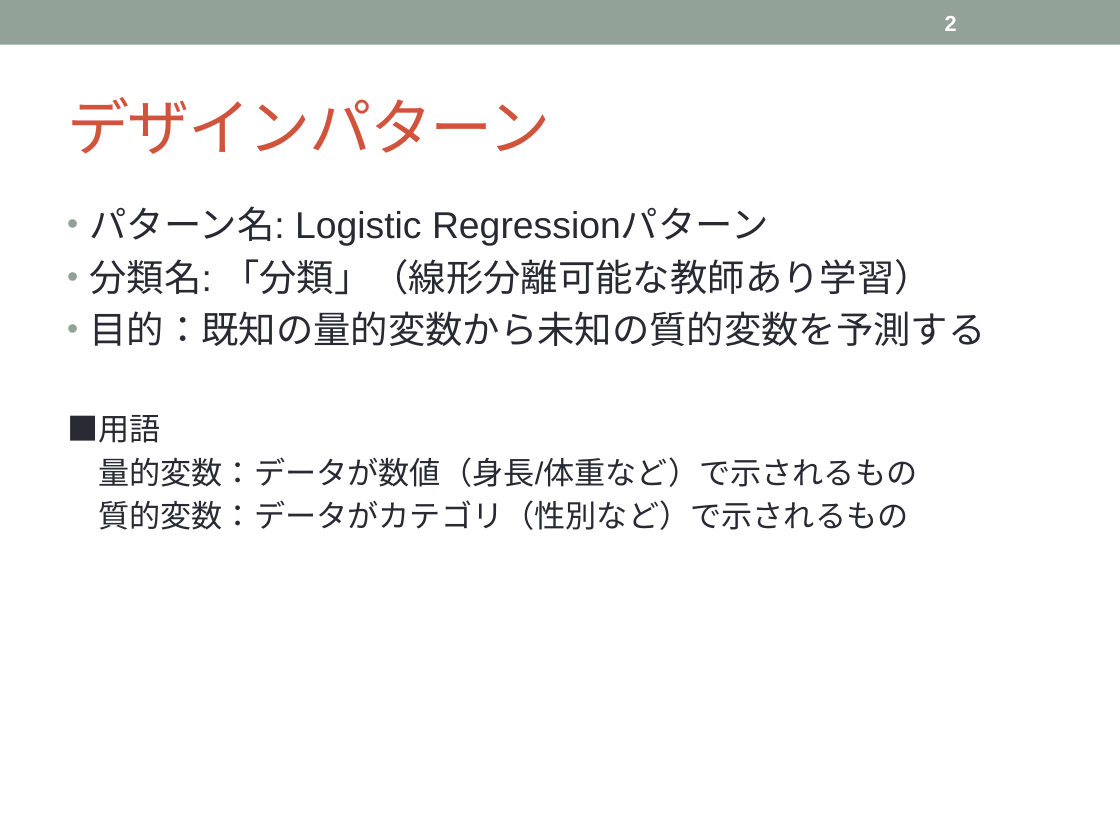
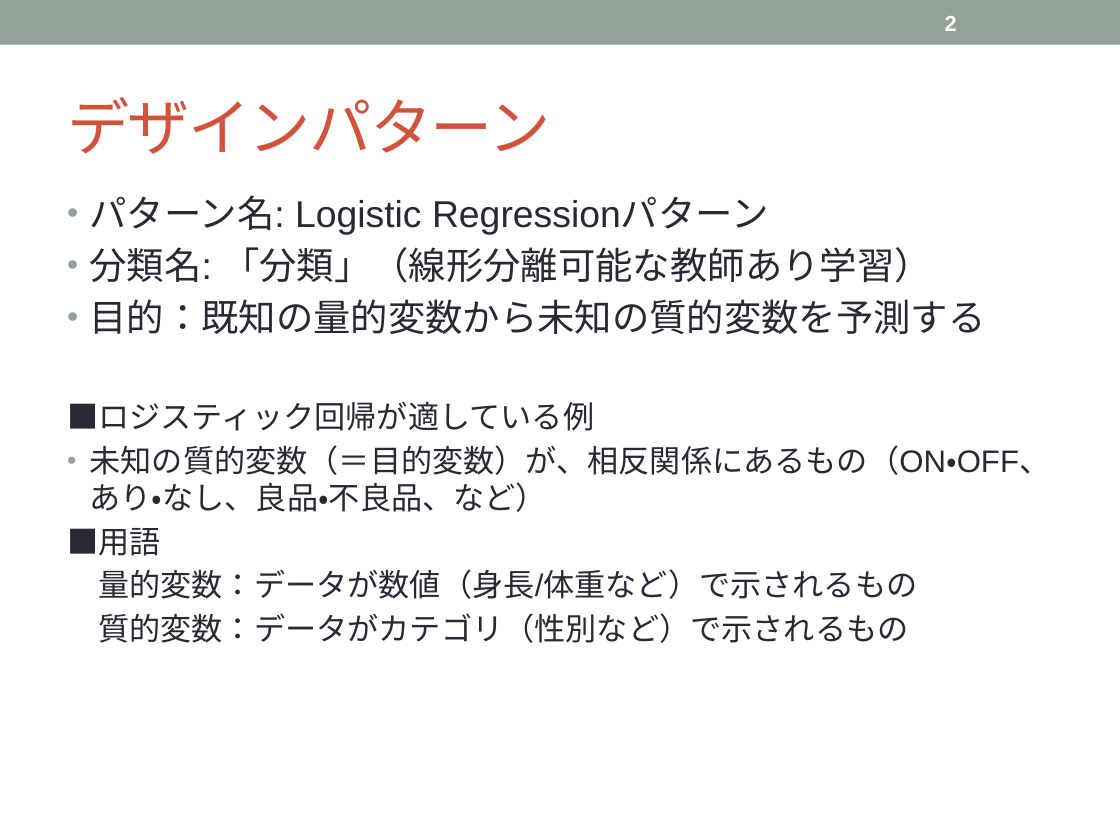
Before and after one commit to tsuchiyatoshio/team, a slide deck: slide 2 of oouchi/1.2_LogisticRegression/1.2_RogisticRegression.pptx. Drawn at 1120x840 pixels with LibreOffice and Linux fonts; fonts in the diff are those of the drawing. Boxes give left, top, right and bottom in pixels: in the first picture for what was removed or moved away, otherwise in the second. Text is boxed around its words. In the diff, an @@ line names an element or a change of style, - is before the commit and + after.

```diff
--- a/oouchi/1.2_LogisticRegression/1.2_RogisticRegression.pptx
+++ b/oouchi/1.2_LogisticRegression/1.2_RogisticRegression.pptx
@@ text "パターン名: Logistic Regressionパターン": place and size @@
-text "パターン名: Logistic Regressionパターン" at <box>67,206,986,530</box>
+text "パターン名: Logistic Regressionパターン" at <box>67,195,1051,643</box>
@@ text at <box>67,402,1051,512</box>: paragraphs added @@
+■ロジスティック回帰が適している例
+• 未知の質的変数（＝目的変数）が、相反関係にあるもの（ON・OFF、あり・なし、良品・不良品、など）
```
Also in this commit, not shown: 7 other slides changed.
